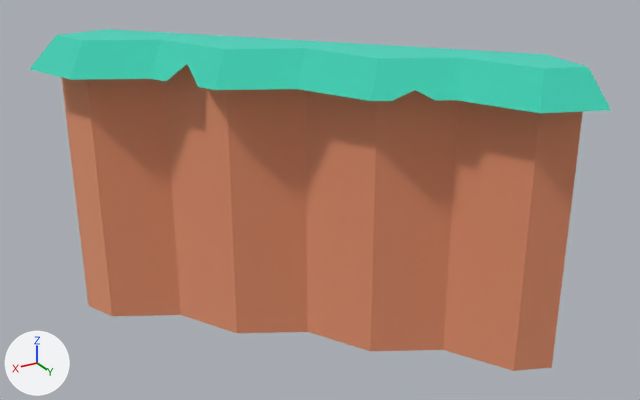
The glTF model maps/world/.stores/model-library/kenney/nature-kit/cliff_topDiagonal_rock.glb: old version first, new version second.
The view is the same before and after, from a 50 mm camera at (1.403, 2.375, 1.59) aimed at (0.072, 0.156, 0.481). Every picture has the same lights, and +X, +Y and +Z are marked at lower left. The older version comes first. Where no turn or scale is listed for an object, it has been applied to the vertices.

The scene before the commit, as lines of its bpy script (objects in view):
```python
mat_dirt = principled_material('dirt')
mat_dirt.base_color = (0.886, 0.514, 0.341)  # beige #f2be9e
mat_dirt.metallic = 1.0
mat_dirt.roughness = 1.0
mat_grass = principled_material('grass')
mat_grass.base_color = (0.173, 0.847, 0.722)  # cyan #73eddd
mat_grass.metallic = 1.0
mat_grass.roughness = 1.0
me_mesh_cliff_topdiagonal_rock = bpy.data.meshes.new('Mesh cliff_topDiagonal_rock')
me_mesh_cliff_topdiagonal_rock.from_pydata(...)  # 39 vertices, 66 faces; spans x -0.5..0.768, y -0.5..0.768, z 0.0..1.0
# faces by material slot: [31, 35]
me_mesh_cliff_topdiagonal_rock.materials.append(mat_grass)  # cyan #73eddd
me_mesh_cliff_topdiagonal_rock.materials.append(mat_dirt)  # beige #f2be9e
ob_cliff_topdiagonal_rock = bpy.data.objects.new('cliff_topDiagonal_rock', me_mesh_cliff_topdiagonal_rock)
ob_cliff_topdiagonal_rock.location = (0.0, 0.0, -0.05)
```
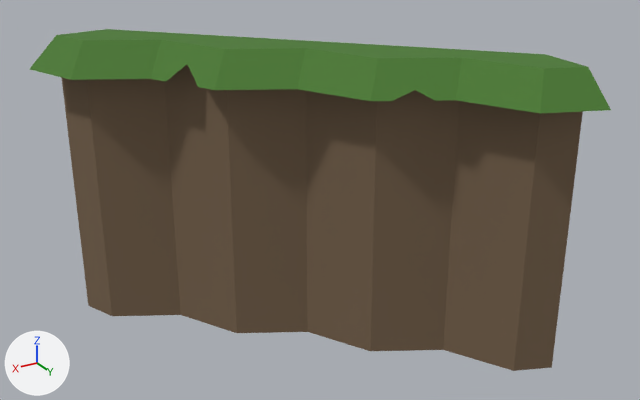
Where the change shows, as pixel boxes (x1, y1, x2, y2) in the pictures (640 x 400 px):
```json
{"object": "cliff_topDiagonal_rock", "change": "recoloured, surface changed", "before": [29, 29, 611, 371], "after": [29, 29, 611, 371], "on screen": "darker"}
```

Scene script edits in JSON lines:
```json
{"op": "set", "path": "mat_grass.metallic", "old": "1.0", "new": "0.0"}
{"op": "set", "path": "mat_grass.base_color", "old": "(0.173, 0.847, 0.722)", "new": "(0.069, 0.195, 0.03)", "note": "cyan #73eddd -> dark green #4a7a30"}
{"op": "set", "path": "mat_dirt.metallic", "old": "1.0", "new": "0.0"}
{"op": "set", "path": "mat_dirt.base_color", "old": "(0.886, 0.514, 0.341)", "new": "(0.18, 0.12, 0.07)", "note": "beige #f2be9e -> brown #76614b"}
{"op": "remove", "block": "ob_tmpparent", "code": ["ob_tmpparent = bpy.data.objects.new('tmpParent', None)", "ob_tmpparent.location = (0.0, 0.0, 0.0)"]}
```
